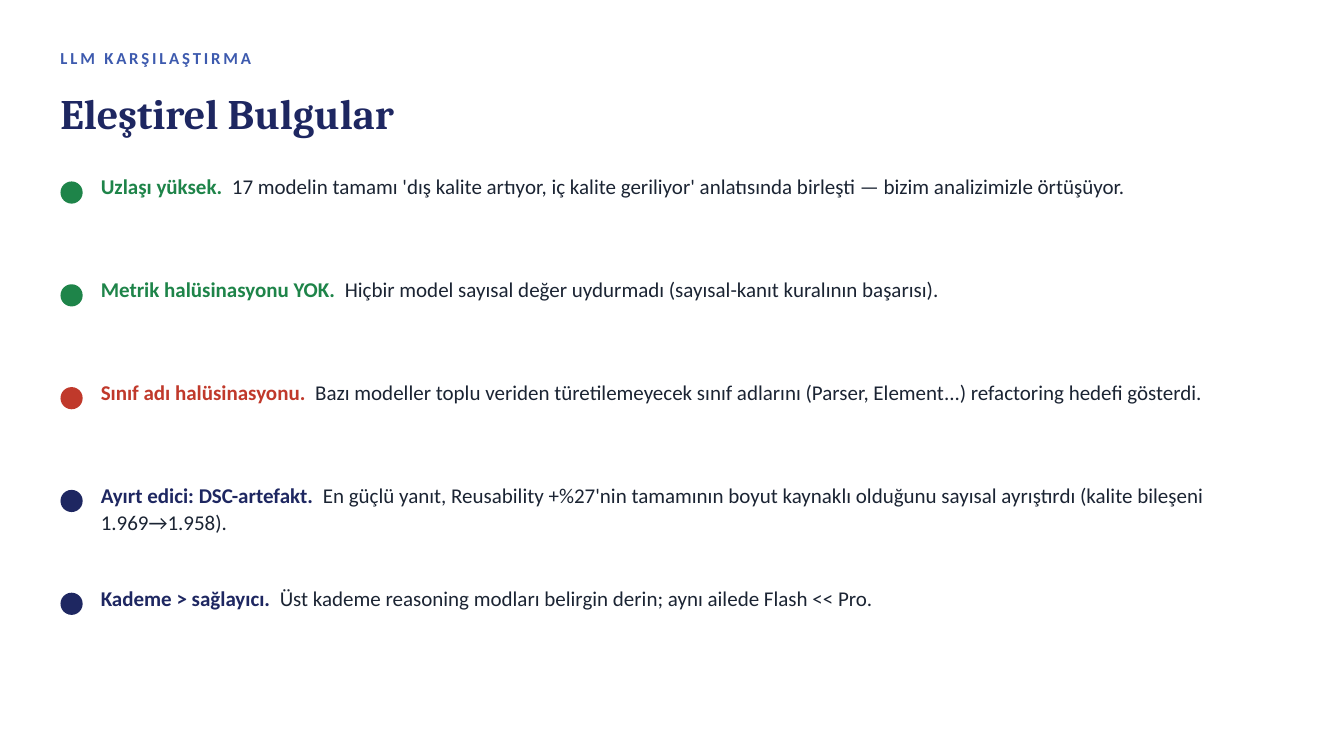
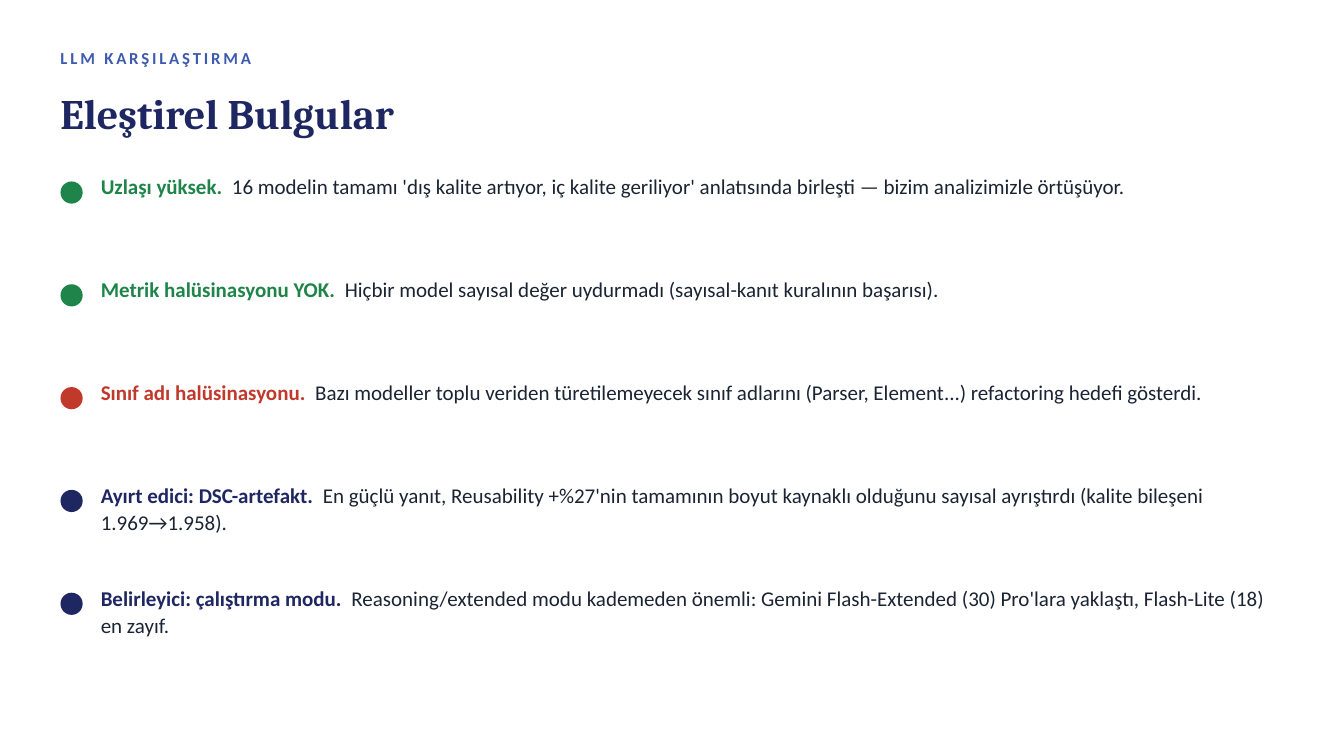
Before and after one commit to murozdemiir/qmood-jsoup-analizi, a slide deck: slide 12 of report/QMOOD_jsoup_sunum.pptx. Drawn at 1344x756 pixels with LibreOffice and Linux fonts; fonts in the diff are those of the drawing. Boxes give left, top, right and bottom in pixels: in the first picture for what was removed or moved away, otherwise in the second. Text is boxed around its words. In the diff, an @@ line names an element or a change of style, - is before the commit and + after.

```diff
--- a/report/QMOOD_jsoup_sunum.pptx
+++ b/report/QMOOD_jsoup_sunum.pptx
@@ text at (x1=101, y1=179, x2=1124, y2=198): text changed @@
-Uzlaşı yüksek. 17 modelin tamamı 'dış kalite artıyor, iç kalite geriliyor' anlatısında birleşti — bizim analizimizle örtüşüyor.
+Uzlaşı yüksek. 16 modelin tamamı 'dış kalite artıyor, iç kalite geriliyor' anlatısında birleşti — bizim analizimizle örtüşüyor.
@@ text at (x1=101, y1=591, x2=1264, y2=637): text changed @@
-Kademe > sağlayıcı. Üst kademe reasoning modları belirgin derin; aynı ailede Flash << Pro.
+Belirleyici: çalıştırma modu. Reasoning/extended modu kademeden önemli: Gemini Flash-Extended (30) Pro'lara yaklaştı, Flash-Lite (18) en zayıf.
```
Also in this commit, not shown: 3 other slides changed, 11 other files.
